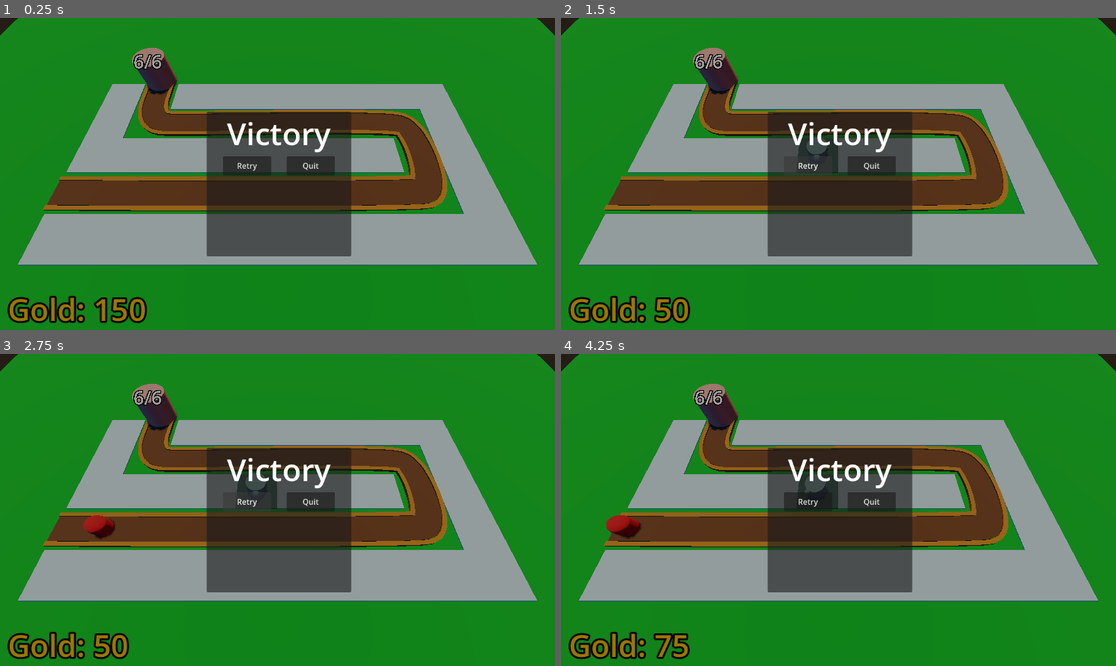
Above: before the commit, frames 1-4 (two rows, left to right).
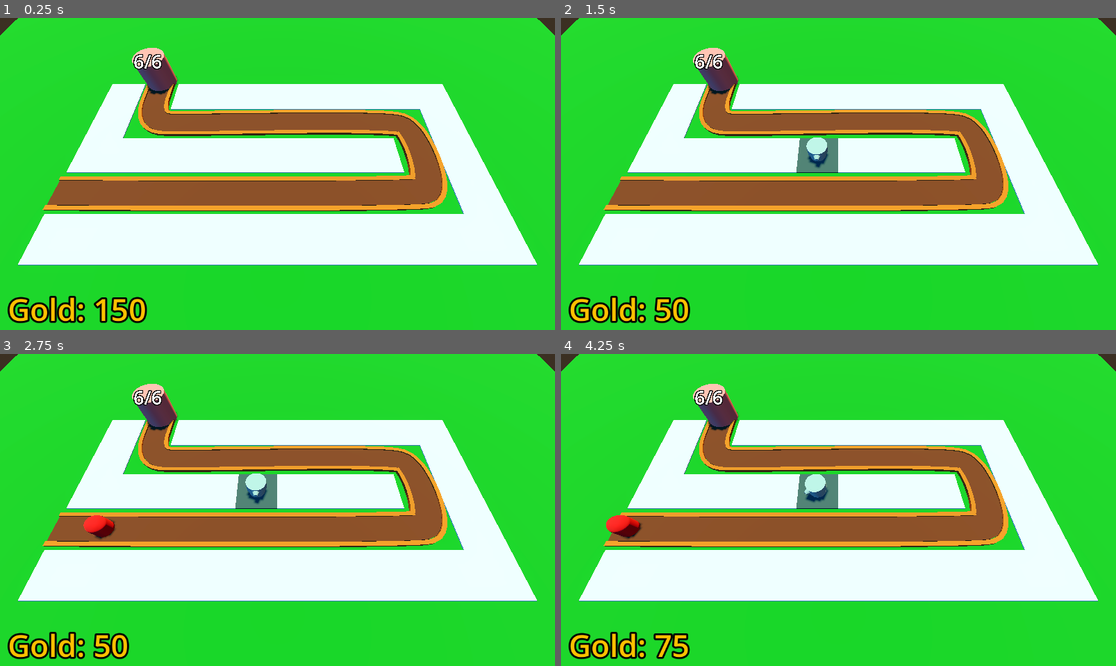
Above: after the commit, the same moments.

Repository: SirBarbecuedWaffle/barbarianBlaster
Game: Godot game, scene res://world/node_3d.tscn
Same seed, same stepped clock (60 frames per second), same inputs: the game is played once before the commit and once after it.
Inputs (mouse positions are in pixels of both pictures, inside the frame that each line leads up to):
- Up to frame 1 (0.25 s): no input
- Up to frame 2 (1.5 s): click (810, 164) at 0.5 s, where only the run before the commit has a clickable "Retry"; click (810, 164) at 1.25 s, where only the run before the commit has a clickable "Retry"
- Up to frame 3 (2.75 s): click (249, 500) at 2 s, where only the run before the commit has a clickable "Retry"
- Up to frame 4 (4.25 s): move the mouse to (960, 494) at 2.77 s; click (960, 494) at 2.85 s; move the mouse to (727, 525) at 3.52 s; click (727, 525) at 3.6 s

The runs differ from the first frame. In frame 1, 98% of the frame differs, in the area x 0-100%, y 0-100%; in frame 2, 98%; in frame 3, 98%; in frame 4, 98%.

Commit message:
star system

Diff:
--- a/barbarian-blaster/UI/victory_layer.gd
+++ b/barbarian-blaster/UI/victory_layer.gd
@@ -1,5 +1,11 @@
 extends CanvasLayer
 
+@onready var star_2: TextureRect = %Star2
+@onready var star_3: TextureRect = %Star3
+@onready var base := get_tree().get_first_node_in_group("base")
+@onready var health_label: Label = %healthLabel
+@onready var gold_label: Label = %goldLabel
+@onready var bank:=get_tree().get_first_node_in_group("bank")
 
 # Called when the node enters the scene tree for the first time.
 func _ready() -> void:
@@ -13,4 +19,16 @@
 
 func _on_retry_button_pressed() -> void:
 	get_tree().reload_current_scene()
+
+
+func _on_quit_button_pressed() -> void:
 	get_tree().quit()
+
+func victory()->void:
+	visible=true
+	if base.health==base.maxHealth:
+		health_label.visible=true
+		star_2.modulate=Color.WHITE
+	if bank.gold>=500:
+		star_3.modulate=Color.WHITE
+		gold_label.visible=true
--- a/barbarian-blaster/UI/victory_layer.tscn
+++ b/barbarian-blaster/UI/victory_layer.tscn
@@ -1,9 +1,11 @@
 [gd_scene format=3 uid="uid://didh4eww4fb31"]
 
 [ext_resource type="Script" uid="uid://c73jkww7gg0xe" path="res://UI/victory_layer.gd" id="1_4etjl"]
+[ext_resource type="Texture2D" uid="uid://deeappy1efohw" path="res://Assets/star.png" id="2_eu0p7"]
 
 [sub_resource type="LabelSettings" id="LabelSettings_6ywa2"]
-font_size = 64
+font_size = 110
+font_color = Color(0.90533507, 0.9053352, 0.90533507, 1)
 
 [node name="victoryLayer" type="CanvasLayer" unique_id=840568917]
 script = ExtResource("1_4etjl")
@@ -31,13 +33,14 @@
 grow_vertical = 2
 
 [node name="PanelContainer" type="PanelContainer" parent="ColorRect/CenterContainer" unique_id=1940977752]
-custom_minimum_size = Vector2(300, 300)
+custom_minimum_size = Vector2(300, 500)
 layout_mode = 2
 
 [node name="VBoxContainer" type="VBoxContainer" parent="ColorRect/CenterContainer/PanelContainer" unique_id=1470655813]
 layout_mode = 2
 size_flags_horizontal = 4
 size_flags_vertical = 0
+theme_override_constants/separation = 5
 alignment = 1
 
 [node name="Label" type="Label" parent="ColorRect/CenterContainer/PanelContainer/VBoxContainer" unique_id=322759049]
@@ -46,8 +49,67 @@
 label_settings = SubResource("LabelSettings_6ywa2")
 horizontal_alignment = 1
 
+[node name="starContainer" type="HBoxContainer" parent="ColorRect/CenterContainer/PanelContainer/VBoxContainer" unique_id=1292417437]
+layout_mode = 2
+size_flags_horizontal = 4
+size_flags_vertical = 0
+theme_override_constants/separation = 4
+alignment = 1
+
+[node name="Star1" type="TextureRect" parent="ColorRect/CenterContainer/PanelContainer/VBoxContainer/starContainer" unique_id=221189193]
+custom_minimum_size = Vector2(128, 128)
+layout_mode = 2
+texture = ExtResource("2_eu0p7")
+expand_mode = 2
+stretch_mode = 5
+
+[node name="Star2" type="TextureRect" parent="ColorRect/CenterContainer/PanelContainer/VBoxContainer/starContainer" unique_id=45428233]
+unique_name_in_owner = true
+modulate = Color(0, 0, 0, 1)
+custom_minimum_size = Vector2(128, 128)
+layout_mode = 2
+texture = ExtResource("2_eu0p7")
+expand_mode = 2
+stretch_mode = 5
+
+[node name="Star3" type="TextureRect" parent="ColorRect/CenterContainer/PanelContainer/VBoxContainer/starContainer" unique_id=346503211]
+unique_name_in_owner = true
+modulate = Color(0, 0, 0, 1)
+custom_minimum_size = Vector2(128, 128)
+layout_mode = 2
+texture = ExtResource("2_eu0p7")
+expand_mode = 2
+stretch_mode = 5
+
+[node name="shh2" type="Label" parent="ColorRect/CenterContainer/PanelContainer/VBoxContainer" unique_id=910784488]
+layout_mode = 2
+horizontal_alignment = 1
+
+[node name="survivedLabel" type="Label" parent="ColorRect/CenterContainer/PanelContainer/VBoxContainer" unique_id=2049162051]
+layout_mode = 2
+text = "Survived +1"
+horizontal_alignment = 1
+
+[node name="healthLabel" type="Label" parent="ColorRect/CenterContainer/PanelContainer/VBoxContainer" unique_id=934766855]
+unique_name_in_owner = true
+visible = false
+layout_mode = 2
+text = "Full Health +1"
+horizontal_alignment = 1
+
+[node name="goldLabel" type="Label" parent="ColorRect/CenterContainer/PanelContainer/VBoxContainer" unique_id=732762858]
+unique_name_in_owner = true
+visible = false
+layout_mode = 2
+text = "Money Money Money +1"
+horizontal_alignment = 1
+
+[node name="shh" type="Label" parent="ColorRect/CenterContainer/PanelContainer/VBoxContainer" unique_id=1246943459]
+layout_mode = 2
+horizontal_alignment = 1
+
 [node name="HBoxContainer" type="HBoxContainer" parent="ColorRect/CenterContainer/PanelContainer/VBoxContainer" unique_id=1795281152]
-custom_minimum_size = Vector2(40, 40)
+custom_minimum_size = Vector2(100, 100)
 layout_mode = 2
 size_flags_horizontal = 4
 size_flags_vertical = 8
@@ -56,11 +118,14 @@
 [node name="RetryButton" type="Button" parent="ColorRect/CenterContainer/PanelContainer/VBoxContainer/HBoxContainer" unique_id=793120525]
 custom_minimum_size = Vector2(100, 40)
 layout_mode = 2
+theme_override_font_sizes/font_size = 64
 text = "Retry"
 
 [node name="QuitButton" type="Button" parent="ColorRect/CenterContainer/PanelContainer/VBoxContainer/HBoxContainer" unique_id=1910027881]
-custom_minimum_size = Vector2(100, 40)
+custom_minimum_size = Vector2(100, 30)
 layout_mode = 2
+theme_override_font_sizes/font_size = 64
 text = "Quit"
 
 [connection signal="pressed" from="ColorRect/CenterContainer/PanelContainer/VBoxContainer/HBoxContainer/RetryButton" to="." method="_on_retry_button_pressed"]
+[connection signal="pressed" from="ColorRect/CenterContainer/PanelContainer/VBoxContainer/HBoxContainer/QuitButton" to="." method="_on_quit_button_pressed"]
--- a/barbarian-blaster/enemy/path_3d.gd
+++ b/barbarian-blaster/enemy/path_3d.gd
@@ -1,8 +1,10 @@
 extends Path3D
 @export var spawnedEnemy : PackedScene
-@onready var enemy_spawn_timer: Timer = $enemySpawnTimer
 @export var difficultyManager:Node
 @export var victoryLayer : CanvasLayer
+
+@onready var enemy_spawn_timer: Timer = $enemySpawnTimer
+
 
 func spawnEnemy()->void:
 	var newEnemy=spawnedEnemy.instantiate()
@@ -25,4 +27,4 @@
 		for ene in get_children():
 			if ene is Enemy:
 				return
-		victoryLayer.visible=true
+		victoryLayer.victory()
--- a/barbarian-blaster/world/node_3d.tscn
+++ b/barbarian-blaster/world/node_3d.tscn
@@ -9,6 +9,7 @@
 [ext_resource type="PackedScene" uid="uid://cr6t7alfx8jhy" path="res://turret/turret.tscn" id="6_0xahe"]
 [ext_resource type="Script" uid="uid://dqp38bf3n14y1" path="res://bank/bank.gd" id="8_itlv6"]
 [ext_resource type="PackedScene" uid="uid://cnpf7uqwt1xy8" path="res://Managers/difficulty_manager.tscn" id="9_6ywa2"]
+[ext_resource type="PackedScene" uid="uid://didh4eww4fb31" path="res://UI/victory_layer.tscn" id="10_p284n"]
 
 [sub_resource type="ProceduralSkyMaterial" id="ProceduralSkyMaterial_xefs6"]
 sky_top_color = Color(0, 0.43512285, 0.907993, 1)
@@ -48,9 +49,6 @@
 font_color = Color(1, 0.75686276, 0, 1)
 outline_size = 16
 outline_color = Color(0, 0, 0, 1)
-
-[sub_resource type="LabelSettings" id="LabelSettings_6ywa2"]
-font_size = 64
 
 [node name="level" type="Node3D" unique_id=1237125204]
 
@@ -166,62 +164,8 @@
 
 [node name="DifficultyManager" parent="." unique_id=1101353831 instance=ExtResource("9_6ywa2")]
 
-[node name="victoryLayer" type="CanvasLayer" parent="." unique_id=1482569948]
-
-[node name="ColorRect" type="ColorRect" parent="victoryLayer" unique_id=1219345713]
-anchors_preset = 15
-anchor_right = 1.0
-anchor_bottom = 1.0
-grow_horizontal = 2
-grow_vertical = 2
-color = Color(0, 0, 0, 0.3882353)
-
-[node name="CenterContainer" type="CenterContainer" parent="victoryLayer/ColorRect" unique_id=626589090]
-layout_mode = 1
-anchors_preset = 8
-anchor_left = 0.5
-anchor_top = 0.5
-anchor_right = 0.5
-anchor_bottom = 0.5
-offset_left = -147.0
-offset_top = -129.0
-offset_right = 153.0
-offset_bottom = 171.0
-grow_horizontal = 2
-grow_vertical = 2
-
-[node name="PanelContainer" type="PanelContainer" parent="victoryLayer/ColorRect/CenterContainer" unique_id=8744363]
-custom_minimum_size = Vector2(300, 300)
-layout_mode = 2
-
-[node name="VBoxContainer" type="VBoxContainer" parent="victoryLayer/ColorRect/CenterContainer/PanelContainer" unique_id=1117045166]
-layout_mode = 2
-size_flags_horizontal = 4
-size_flags_vertical = 0
-alignment = 1
-
-[node name="Label" type="Label" parent="victoryLayer/ColorRect/CenterContainer/PanelContainer/VBoxContainer" unique_id=2112126663]
-layout_mode = 2
-text = "Victory"
-label_settings = SubResource("LabelSettings_6ywa2")
-horizontal_alignment = 1
-
-[node name="HBoxContainer" type="HBoxContainer" parent="victoryLayer/ColorRect/CenterContainer/PanelContainer/VBoxContainer" unique_id=1759896328]
-custom_minimum_size = Vector2(40, 40)
-layout_mode = 2
-size_flags_horizontal = 4
-size_flags_vertical = 8
-theme_override_constants/separation = 32
-
-[node name="RetryButton" type="Button" parent="victoryLayer/ColorRect/CenterContainer/PanelContainer/VBoxContainer/HBoxContainer" unique_id=879410621]
-custom_minimum_size = Vector2(100, 40)
-layout_mode = 2
-text = "Retry"
-
-[node name="QuitButton" type="Button" parent="victoryLayer/ColorRect/CenterContainer/PanelContainer/VBoxContainer/HBoxContainer" unique_id=1929223927]
-custom_minimum_size = Vector2(100, 40)
-layout_mode = 2
-text = "Quit"
+[node name="victoryLayer" parent="." unique_id=840568917 instance=ExtResource("10_p284n")]
+visible = false
 
 [connection signal="timeout" from="enemyPath/enemySpawnTimer" to="enemyPath" method="_on_enemy_spawn_timer_timeout"]
 [connection signal="stop_spawning_enemies" from="DifficultyManager" to="enemyPath" method="_on_difficulty_manager_stop_spawning_enemies"]
Binary file added: barbarian-blaster/Assets/star.png
Not shown, added: barbarian-blaster/Assets/star.png.import
